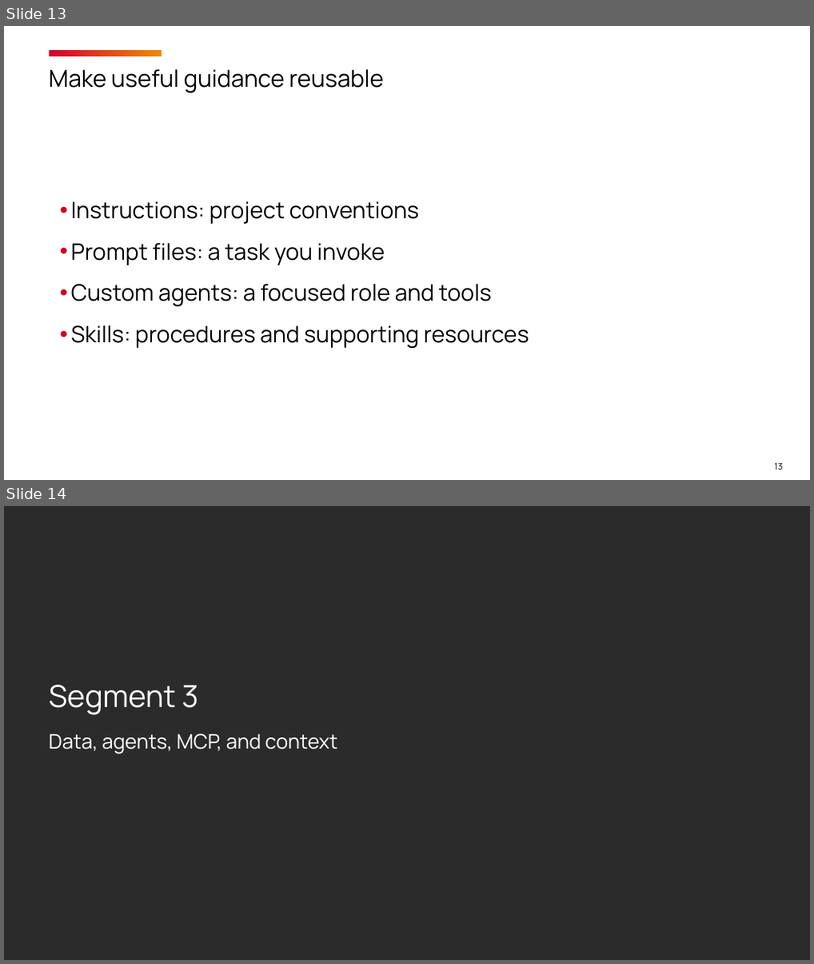
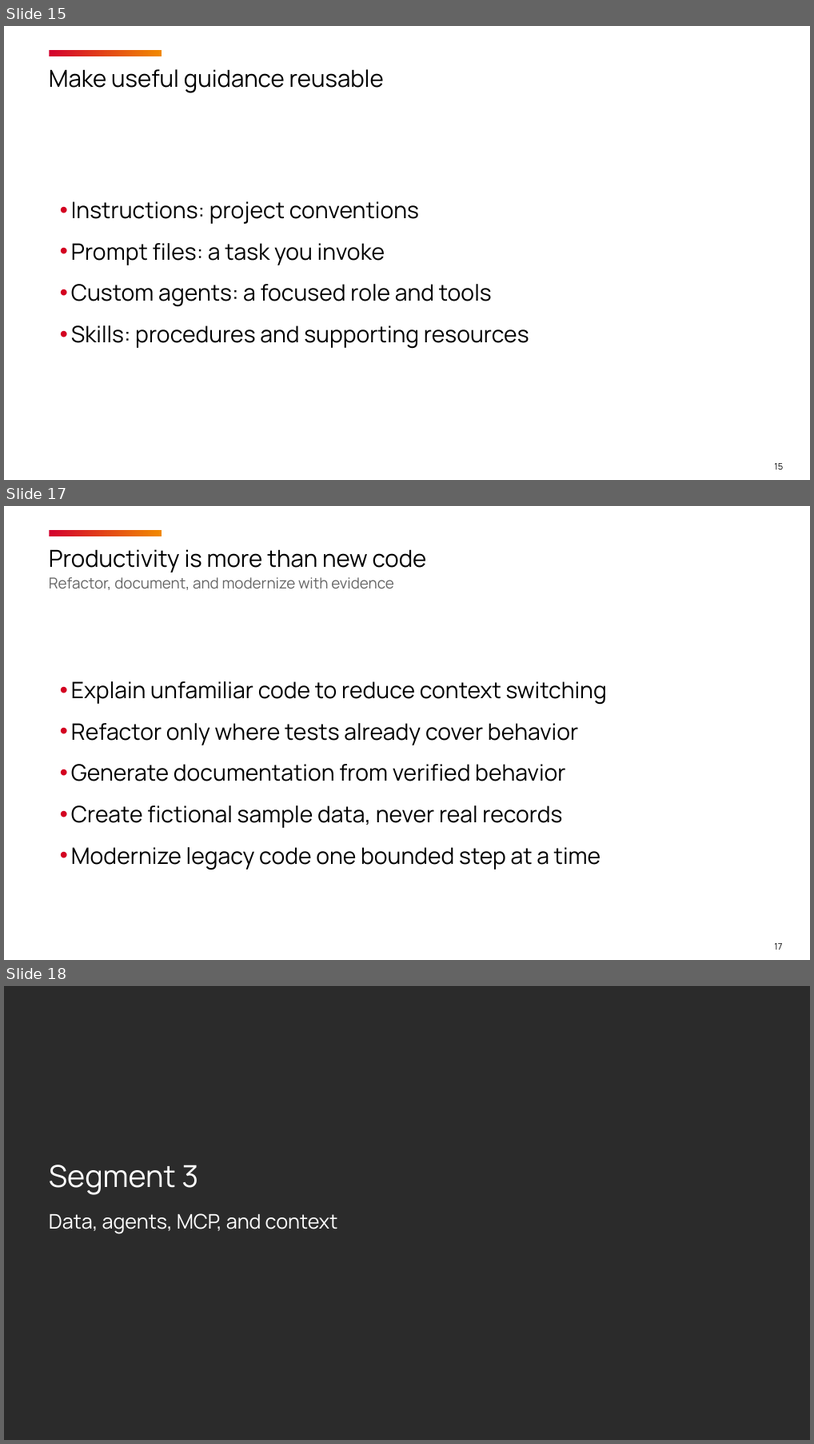
Before and after one commit to timothywarner-org/copilot-cert-prep, a slide deck: warner-github-cert-prep-september-2026.pptx. Shown one above the other, each under a label of ours: slides 13 and 14 before the commit, slides 15, 17 and 18 after it; the slides between them are not shown. The pictures are 814x964 and 814x1444 pixels, drawn with LibreOffice and Linux fonts; fonts in the diff are those of the drawing; background and template pictures are left out; a plain dark background stands for a picture behind light text. Boxes give left, top, right and bottom in pixels: in the first picture for what was removed or moved away, otherwise in the second. Text is boxed around its words. In the diff, an @@ line names an element or a change of style, - is before the commit and + after.

```diff
--- a/warner-github-cert-prep-september-2026.pptx
+++ b/warner-github-cert-prep-september-2026.pptx
@@ slide 17 added at (x1=4, y1=506, x2=810, y2=960), background #FFFFFF; not listed: 1 template element that a slide beside it also shows @@
@@ title added at (x1=49, y1=549, x2=427, y2=590), 13.5 pt, text #666666 @@
+Productivity is more than new code
+Refactor, document, and modernize with evidence
@@ text added at (x1=71, y1=681, x2=607, y2=870), 20.2 pt, text #000000 @@
+• Explain unfamiliar code to reduce context switching
+• Refactor only where tests already cover behavior
+• Generate documentation from verified behavior
+• Create fictional sample data, never real records
+• Modernize legacy code one bounded step at a time
@@ page number added at (x1=774, y1=943, x2=782, y2=949), 8 pt, text #000000 @@
+17
@@ what was slide 13 is now slide 15 @@
@@ page number at (x1=774, y1=463, x2=783, y2=469): text changed @@
-13
+15
@@ what was slide 14 is now slide 18 @@
```
Also in this commit, not shown: 9 slides changed, 5 other slides added, 2 other files.
